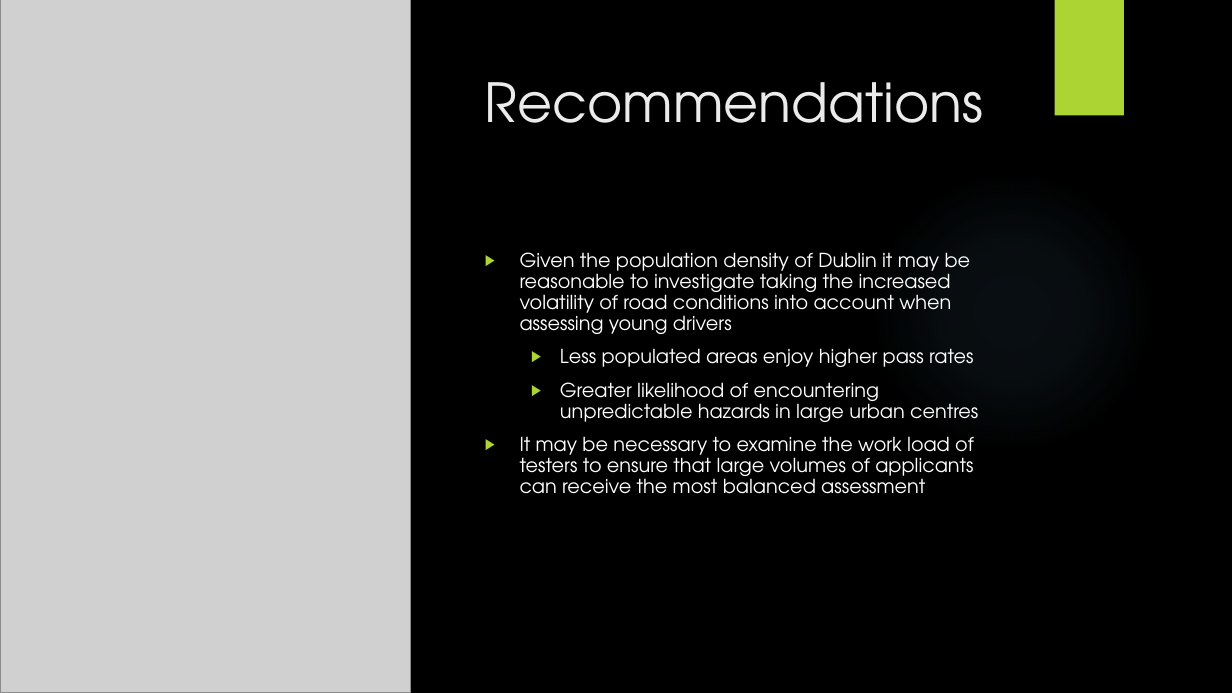
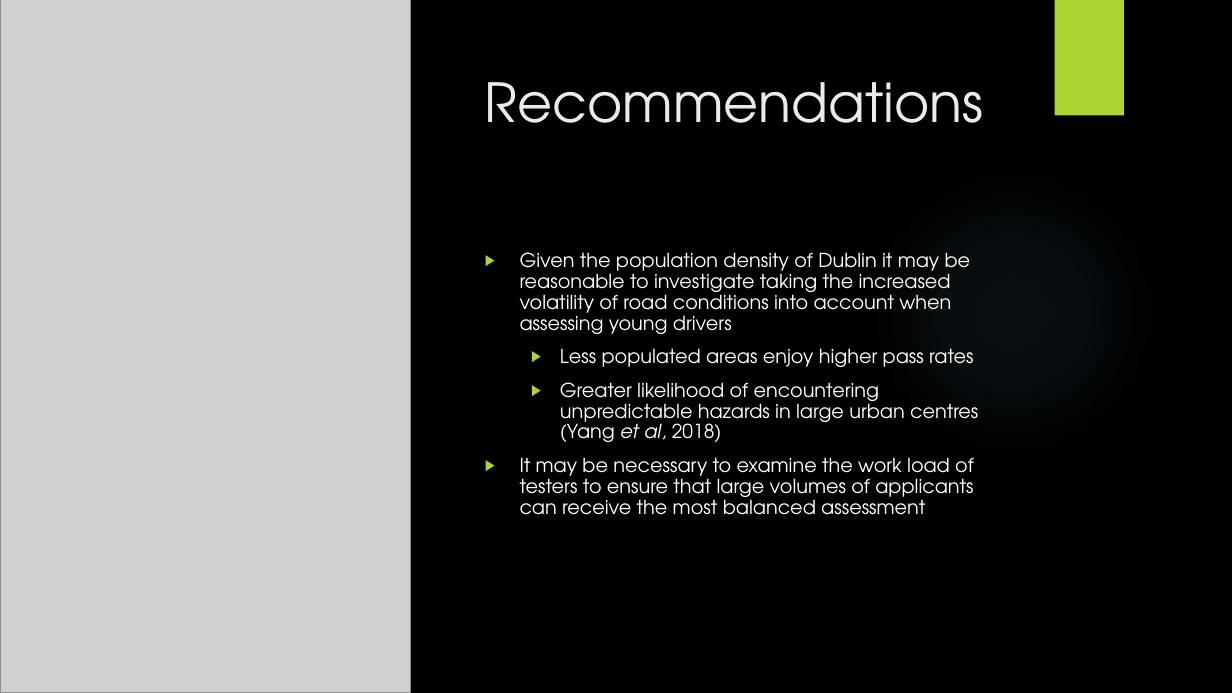
Before and after one commit to toney200/Data-Analytics-Visualization-Project, a slide deck: slide 6 of Group Presentation .pptx. Drawn at 1232x693 pixels with LibreOffice and Linux fonts; fonts in the diff are those of the drawing; grey boxes stand for pictures; background and template pictures are left out. Boxes give left, top, right and bottom in pixels: in the first picture for what was removed or moved away, otherwise in the second. Text is boxed around its words. In the diff, an @@ line names an element or a change of style, - is before the commit and + after.

```diff
--- a/Group Presentation .pptx
+++ b/Group Presentation .pptx
@@ text at (560,382,978,442): text changed @@
-  ▶ Greater likelihood of encountering unpredictable hazards in large urban centres
+  ▶ Greater likelihood of encountering unpredictable hazards in large urban centres (Yang et al, 2018)
```
Also in this commit, not shown: 2 slides added.
